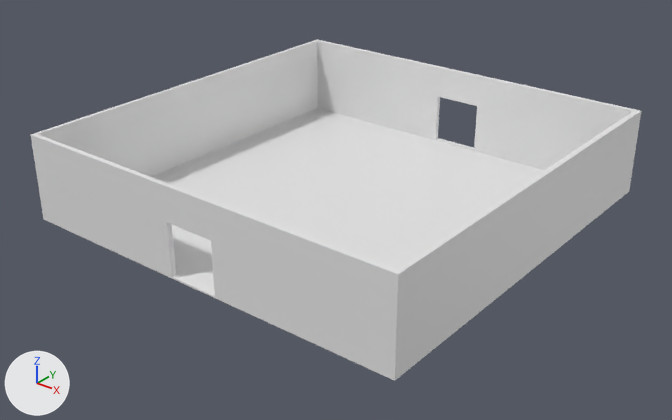
Before and after pictures for a commit that changed the glTF model Decentraland Jam/Models/Room_001.glb.
Rendered twice from a camera (50 mm lens) standing at (19.9, -25.5, 15.4) and looking at (0.2, -0.8, 0.1). Every picture has the same lights, and +X, +Y and +Z are marked at lower left. Vertices at the same position are counted once.

The scene before the commit, as lines of its bpy script (objects in view):
```python
me_plane_002 = bpy.data.meshes.new('Plane.002')
me_plane_002.from_pydata(...)  # 50 vertices, 94 faces; spans x -8.0..8.0, y -8.0..8.0, z 0.0..3.4
ob_room_001 = bpy.data.objects.new('Room_001', me_plane_002)
ob_room_001.location = (0.0, 0.0, 0.0)
```
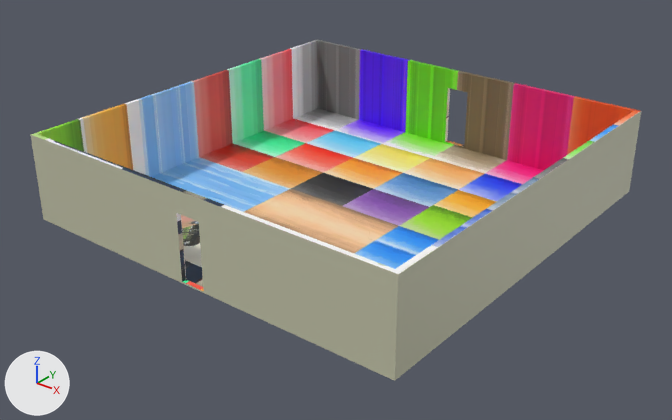
What differs and where, as boxes [x1, y1, x2, y2] in the pictures (672 x 420 px; the box of a moved part takes in the faces that stretch with it):
part 1 of me_plane_002, moved or reshaped
    both: [33, 41, 632, 378]
part 2 of me_plane_002, surface changed
    both: [317, 41, 633, 170]
part 3 of me_plane_002, recoloured
    both: [31, 39, 641, 381]

What changed in the scene script:
```text
Add img_textures_painted:
    img_textures_painted = load_image('Textures-Painted', '_unpacked/Textures-Painted', 1024, 1024, 'sRGB')
Add mat_mat_material:
    mat_mat_material = principled_material('Mat_Material')
    mat_mat_material.texture = img_textures_painted
Change me_plane_002:
    where me_plane_002.from_pydata(...)  # 50 vertices, 94 faces; spans x -8.0..8.0, y -8.0..8.0, z 0.0..3.4
    used by ob_room_001; location = (0.0, 0.0, 0.0)
    me_plane_002 part 1
    5 vertices are removed from x -1.0..1.0, y -8.0..8.0, z 1.9..2.1
    20 faces are deleted
    4 vertices in x -1.0, y -8.0..8.0, z 0.1 move by (0.5, 0.0, 0.0)
    4 vertices in x 1.0, y -8.0..8.0, z 0.1 move by (-0.5, 0.0, 0.0)
    5 vertices move from x -1.0..1.0, y -8.0..8.0, z 1.9..2.1 to x -0.5..0.5, y -8.0..8.0, z 1.8..2.6
    5 vertices are added at (0.5, 7.8, 2.6), (-0.5, -7.8, 2.6), (-0.5, -8.0, 2.6), (0.5, 8.0, 1.8), (0.5, 8.0, 2.6)
    20 new faces join them
    me_plane_002 part 2: 12 kept faces spanning x -7.9..7.8, y -7.8..8.0, z 0.0..3.4 get new texture (UV) coordinates
    me_plane_002 part 3: 74 faces spanning x -8.0..8.0, y -8.0..8.0, z 0.0..3.4 switch from no material to mat_mat_material (picture img_textures_painted)
```
